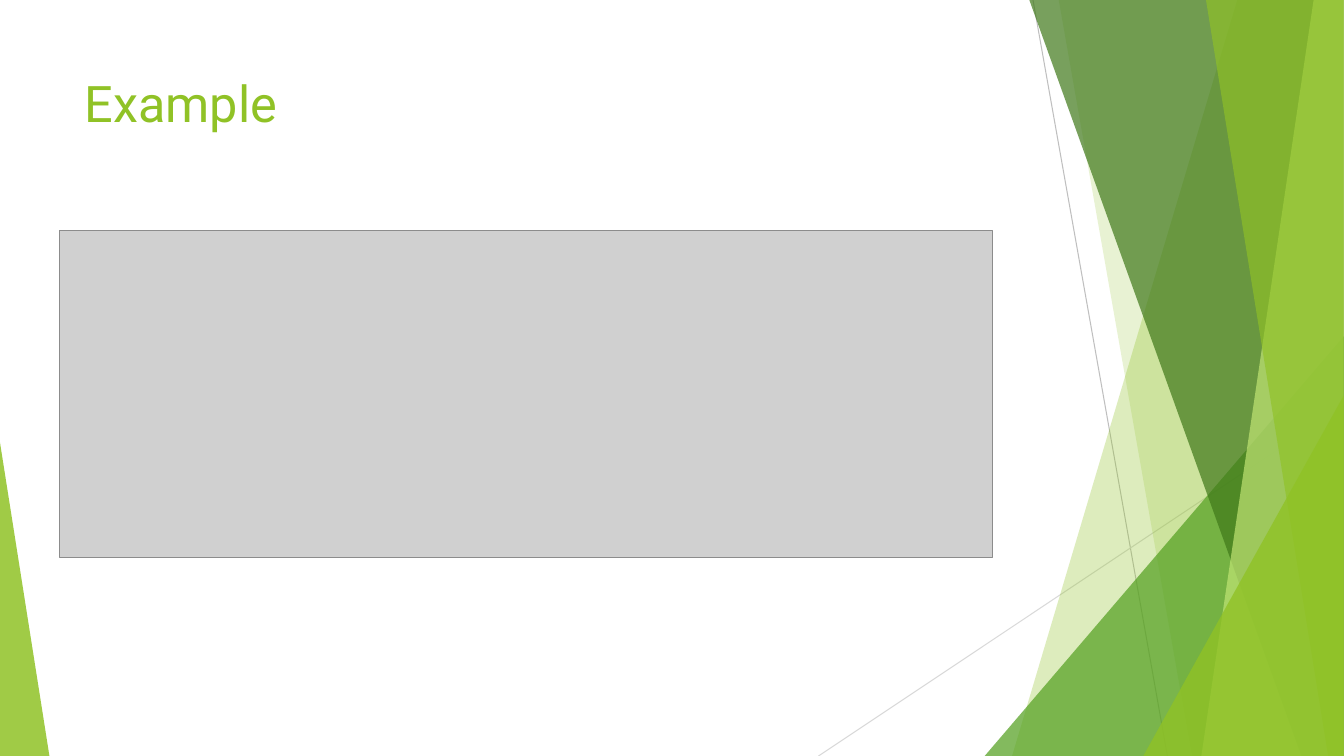
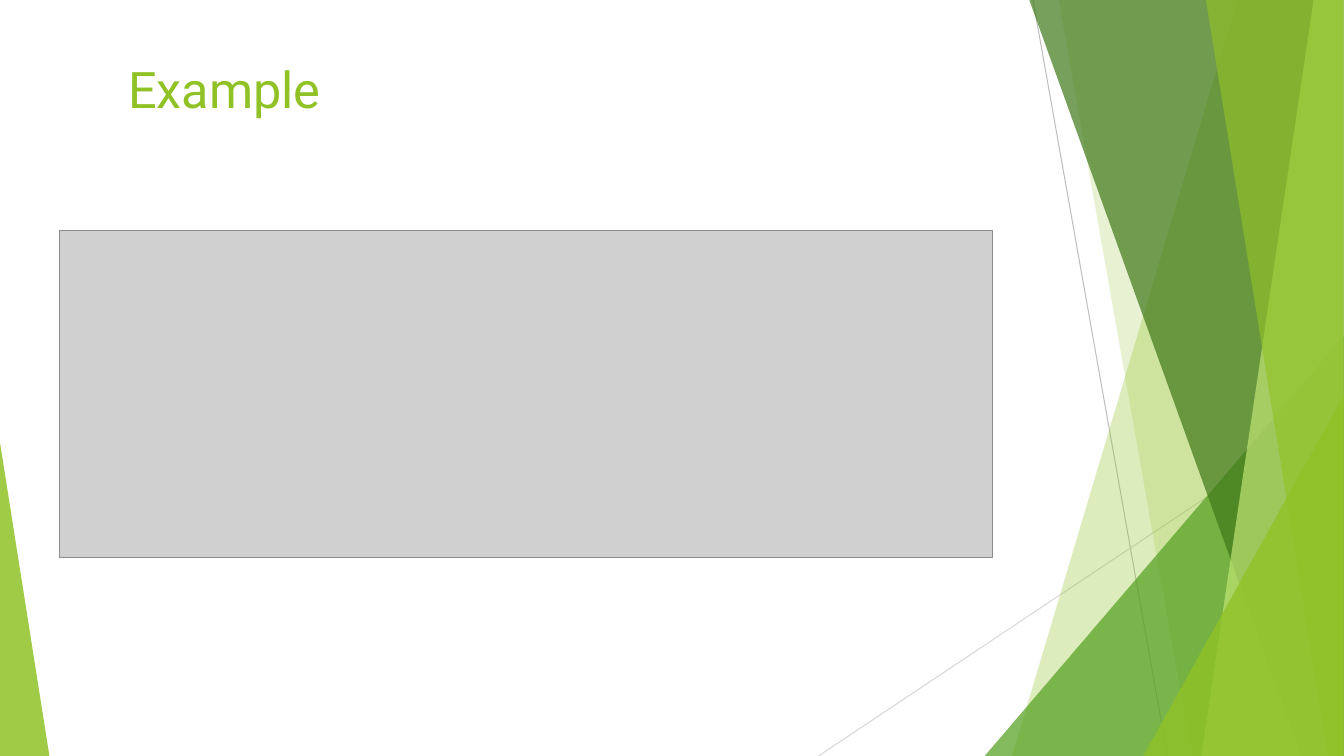
Before and after one commit to ciortanmadalina/BioinfoSem2, a slide deck: slide 5 of algo/Optimal computation of avoided words.pptx. Drawn at 1344x756 pixels with LibreOffice and Linux fonts; fonts in the diff are those of the drawing; grey boxes stand for pictures. Boxes give left, top, right and bottom in pixels: in the first picture for what was removed or moved away, otherwise in the second. Text is boxed around its words. In the diff, an @@ line names an element or a change of style, - is before the commit and + after.

```diff
--- a/algo/Optimal computation of avoided words.pptx
+++ b/algo/Optimal computation of avoided words.pptx
@@ title "Example": place and size @@
-title "Example" at [85, 84, 277, 133]
+title "Example" at [128, 70, 320, 119]
```
Also in this commit, not shown: 8 other slides changed, 2 slides added, 2 slides removed.
